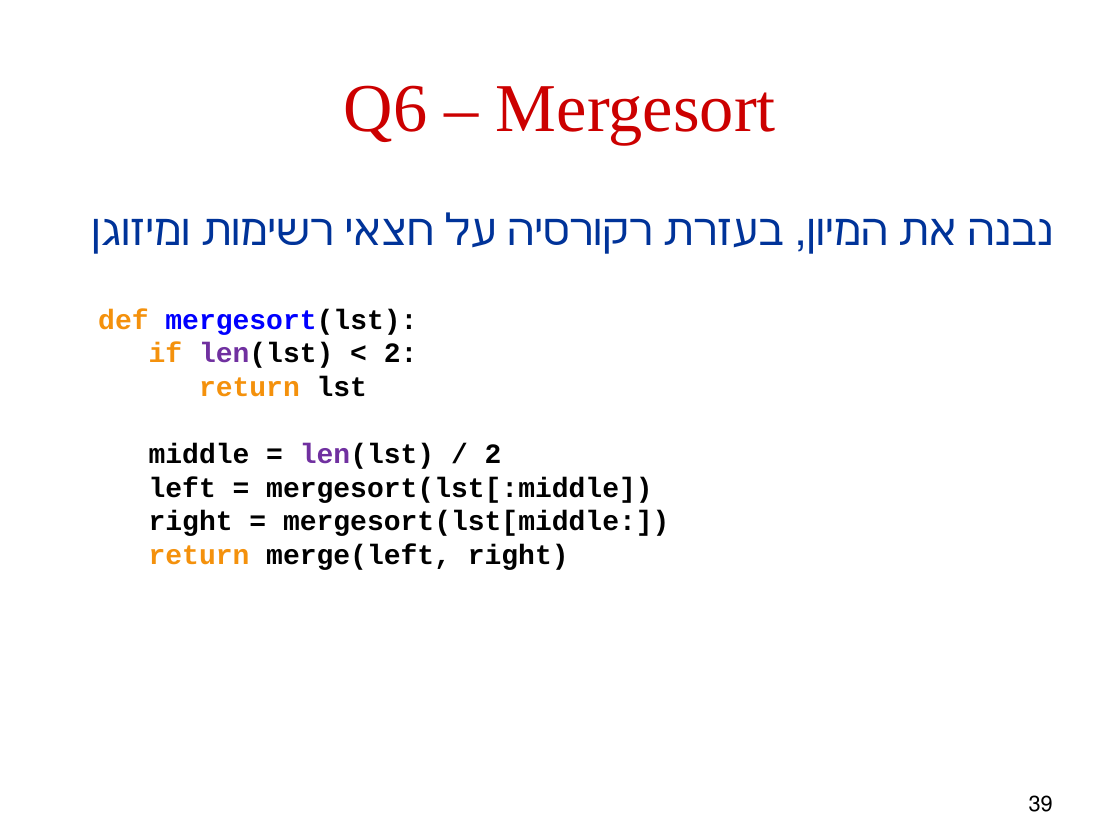
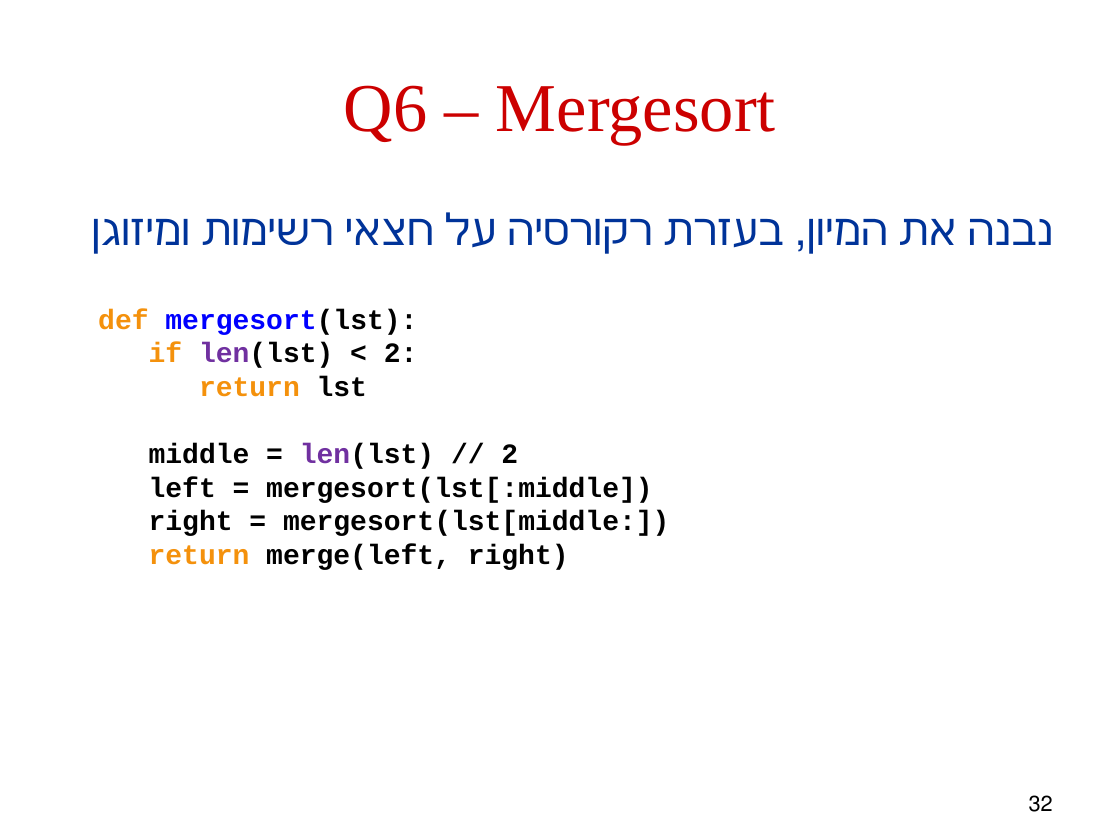
Before and after one commit to robintux/gip, a slide deck: slide 32 of Sessions/5/gip5.pptx (slide 39 before the commit). Drawn at 1120x840 pixels with LibreOffice and Linux fonts; fonts in the diff are those of the drawing. Boxes give left, top, right and bottom in pixels: in the first picture for what was removed or moved away, otherwise in the second. Text is boxed around its words. In the diff, an @@ line names an element or a change of style, - is before the commit and + after.

```diff
--- a/Sessions/5/gip5.pptx
+++ b/Sessions/5/gip5.pptx
@@ text at (149, 443, 518, 469): text changed @@
-middle = len(lst) / 2
+middle = len(lst) // 2
@@ page number at (1029, 795, 1053, 812): text changed @@
-39
+32
```
Also in this commit, not shown: 14 other slides changed, 1 slide added.
